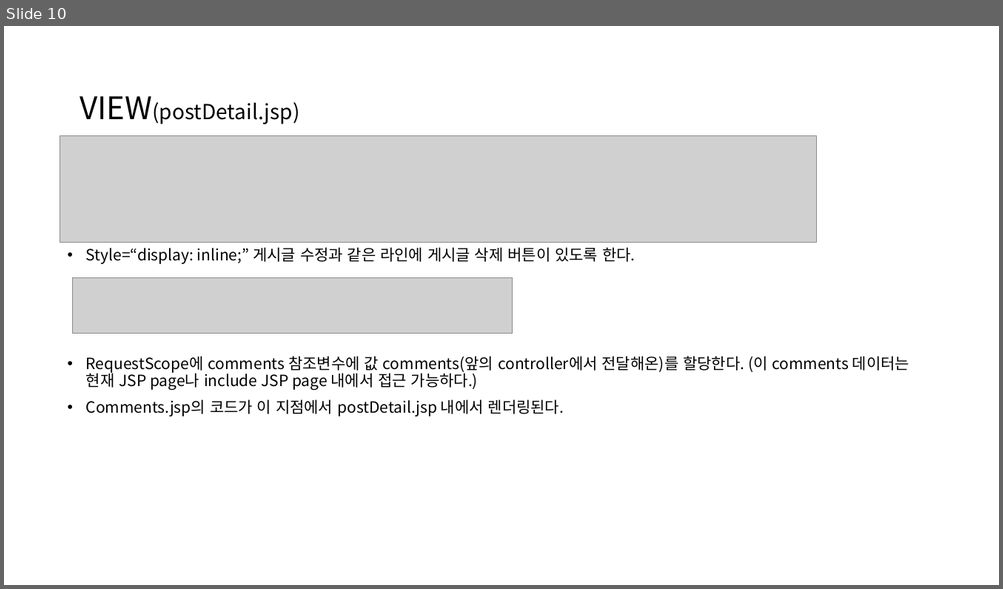
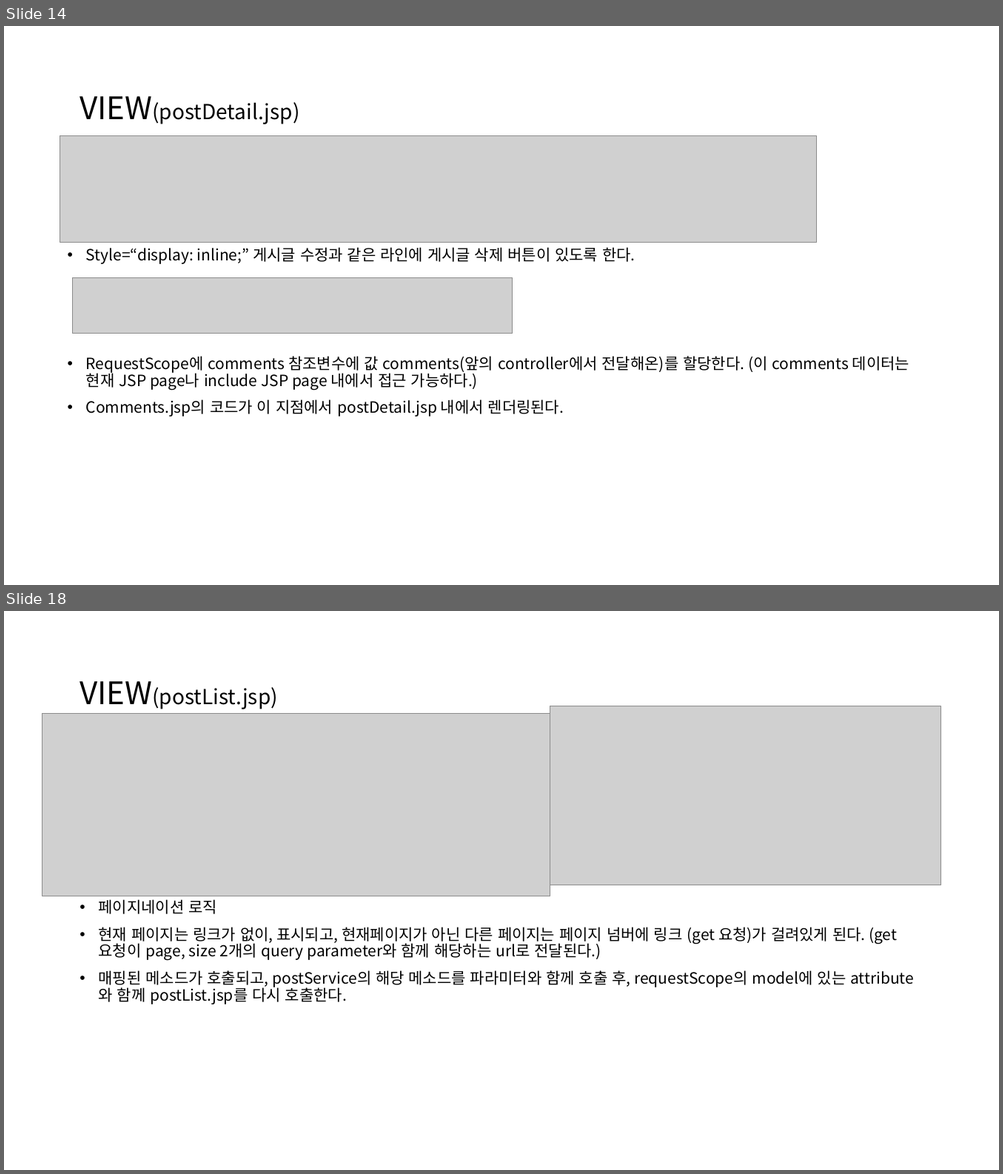
Before and after one commit to kdw1437/SpringHomework_BackEnd, a slide deck: 스프링 게시판 만들기_240821.pptx. Shown one above the other, each under a label of ours: slide 10 before the commit, slides 14 and 18 after it; the slides between them are not shown. The pictures are 1003x589 and 1003x1174 pixels, drawn with LibreOffice and Linux fonts; fonts in the diff are those of the drawing; grey boxes stand for pictures. Boxes give left, top, right and bottom in pixels: in the first picture for what was removed or moved away, otherwise in the second. Text is boxed around its words. In the diff, an @@ line names an element or a change of style, - is before the commit and + after.

```diff
--- a/스프링 게시판 만들기_240821.pptx
+++ b/스프링 게시판 만들기_240821.pptx
@@ slide 18 added at bbox=[4, 611, 999, 1170], background #FFFFFF @@
@@ title added at bbox=[79, 681, 278, 709], 20 pt, text #000000 @@
+VIEW(postList.jsp)
@@ picture added at bbox=[42, 714, 550, 897] @@
@@ picture added at bbox=[550, 706, 941, 886] @@
@@ text added at bbox=[99, 900, 865, 1005], 15 pt, text #000000 @@
+• 페이지네이션 로직
+• 현재 페이지는 링크가 없이, 표시되고, 현재페이지가 아닌 다른 페이지는 페이지 넘버에 링크 (get 요청)가 걸려있게 된다. (get요청이 page, size 2개의 query parameter와 함께 해당하는 url로 전달된다.)
+• 매핑된 메소드가 호출되고, postService의 해당 메소드를 파라미터와 함께 호출 후, requestScope의 model에 있는 attribute와 함께 postList.jsp를 다시 호출한다.
@@ what was slide 10 is now slide 14 @@
```
Also in this commit, not shown: 1 slide changed, 6 other slides added.
